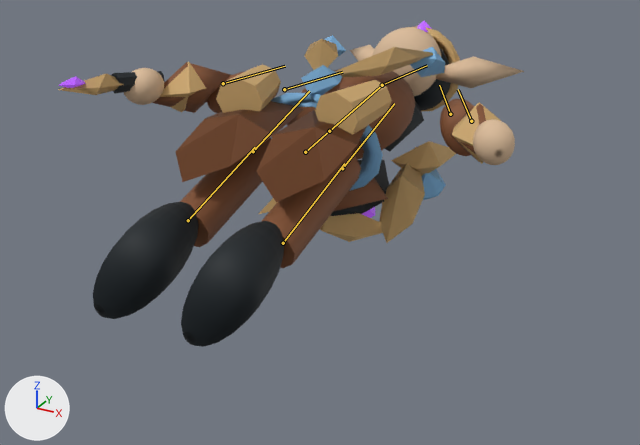
What one commit did to the glTF model public/assets/actors/circle-artificer.glb.
One viewpoint serves both versions: a 50 mm camera at (1.338, -2.103, 1.244) aimed at (0.005, 0.319, 0.033). Lighting does not change. The marker at lower left points along +X, +Y and +Z. The first picture is the older version. Both versions are drawn at frame 19 of the action 'death'; the numbers are the values there. The bones that bend it are drawn over the model as lines.

Objects in the first picture: 'circle-artificer-body', 'circle-artificer-owner', 'circle-artificer-visor'.
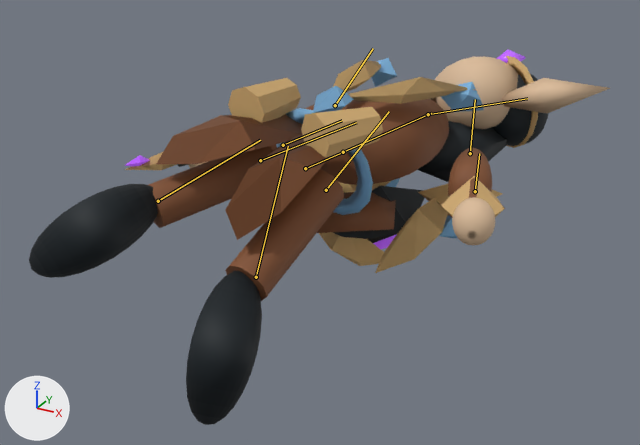
Boxes (x1, y1, x2, y2) around the edits, measured in the pictures (640 x 445 px):
'circle-artificer-body', posed (25% wider, 15% taller)
    before: (58, 26, 524, 347)
    after: (29, 56, 610, 425)
'circle-artificer-owner', posed
    before: (270, 35, 446, 200)
    after: (276, 58, 484, 238)
'circle-artificer-visor', posed (7% wider)
    before: (59, 21, 432, 218)
    after: (125, 50, 526, 249)
bone 'pelvis', root to tip
    before: (305, 152) to (330, 130)
    after: (305, 168) to (344, 151)
bone 'head', root to tip
    before: (382, 85) to (427, 65)
    after: (428, 114) to (527, 98)
bone 'left-arm', root to tip
    before: (450, 114) to (439, 85)
    after: (470, 153) to (475, 99)
bone 'left-forearm', root to tip
    before: (471, 121) to (458, 89)
    after: (475, 191) to (479, 153)
bone 'right-arm', root to tip
    before: (284, 89) to (342, 72)
    after: (335, 105) to (373, 48)
bone 'right-forearm', root to tip
    before: (223, 83) to (285, 66)
    after: (283, 145) to (342, 120)
bone 'left-leg', root to tip
    before: (342, 168) to (394, 103)
    after: (326, 190) to (389, 111)
bone 'left-shin', root to tip
    before: (283, 243) to (344, 163)
    after: (256, 277) to (288, 146)
bone 'right-leg', root to tip
    before: (253, 151) to (309, 91)
    after: (260, 160) to (356, 122)
bone 'right-shin', root to tip
    before: (188, 220) to (255, 147)
    after: (158, 201) to (260, 140)

Patch to the scene script:
```diff
--- a/public/assets/actors/circle-artificer.glb.py
+++ b/public/assets/actors/circle-artificer.glb.py
@@ bone_pelvis @@
 bone_pelvis = bpy.data.objects['circle-artificer'].pose.bones['pelvis']
-bone_pelvis.location = (0.0, -0.588, -0.245)
-bone_pelvis.rotation_quaternion = (0.757, -0.652, 0.0, 0.0)  # degrees (-81, 0, 0)
+bone_pelvis.location = (0.0, -0.647, -0.245)
+bone_pelvis.rotation_quaternion = (0.737, -0.652, -0.122, -0.125)  # degrees (-83, -20, -2)
@@ bone_head @@
 bone_head = bpy.data.objects['circle-artificer'].pose.bones['head']  # child of 'spine'
-bone_head.rotation_quaternion = (0.995, -0.098, 0.0, 0.0)  # degrees (-11, 0, 0)
+bone_head.rotation_quaternion = (0.974, -0.066, -0.165, -0.139)  # degrees (-5, -20, -15)
@@ bone_left_arm @@
 bone_left_arm = bpy.data.objects['circle-artificer'].pose.bones['left-arm']  # child of 'spine'
-bone_left_arm.rotation_quaternion = (0.965, 0.0, 0.0, 0.262)  # degrees (0, 0, 30)
+bone_left_arm.rotation_quaternion = (0.933, 0.168, 0.069, 0.311)  # degrees (21, 1, 37)
@@ bone_left_forearm @@
 bone_left_forearm = bpy.data.objects['circle-artificer'].pose.bones['left-forearm']  # child of 'left-arm'
-bone_left_forearm.rotation_quaternion = (1.0, 0.0, 0.0, 0.0)  # degrees (0, 0, 0)
+bone_left_forearm.rotation_quaternion = (0.985, -0.171, 0.0, 0.0)  # degrees (-20, 0, 0)
@@ bone_right_arm @@
 bone_right_arm = bpy.data.objects['circle-artificer'].pose.bones['right-arm']  # child of 'spine'
-bone_right_arm.rotation_quaternion = (0.965, 0.0, 0.0, -0.262)  # degrees (0, 0, -30)
+bone_right_arm.rotation_quaternion = (0.919, 0.365, -0.111, -0.099)  # degrees (44, -8, -15)
@@ bone_right_forearm @@
 bone_right_forearm = bpy.data.objects['circle-artificer'].pose.bones['right-forearm']  # child of 'right-arm'
-bone_right_forearm.rotation_quaternion = (1.0, 0.0, 0.0, 0.0)  # degrees (0, 0, 0)
+bone_right_forearm.rotation_quaternion = (0.949, -0.314, 0.0, 0.0)  # degrees (-37, 0, 0)
@@ bone_left_leg @@
 bone_left_leg = bpy.data.objects['circle-artificer'].pose.bones['left-leg']  # child of 'pelvis'
-bone_left_leg.rotation_quaternion = (0.998, 0.069, 0.0, 0.0)  # degrees (8, 0, 0)
+bone_left_leg.rotation_quaternion = (0.979, 0.165, -0.073, 0.097)  # degrees (18, -10, 10)
@@ bone_left_shin @@
 bone_left_shin = bpy.data.objects['circle-artificer'].pose.bones['left-shin']  # child of 'left-leg'
-bone_left_shin.rotation_quaternion = (1.0, 0.01, 0.0, 0.0)  # degrees (1, 0, 0)
+bone_left_shin.rotation_quaternion = (0.958, 0.287, 0.0, 0.0)  # degrees (33, 0, 0)
@@ bone_right_leg @@
 bone_right_leg = bpy.data.objects['circle-artificer'].pose.bones['right-leg']  # child of 'pelvis'
-bone_right_leg.rotation_quaternion = (0.998, 0.069, 0.0, 0.0)  # degrees (8, 0, 0)
+bone_right_leg.rotation_quaternion = (0.996, 0.033, 0.042, -0.07)  # degrees (3, 5, -8)
@@ bone_right_shin @@
 bone_right_shin = bpy.data.objects['circle-artificer'].pose.bones['right-shin']  # child of 'right-leg'
-bone_right_shin.rotation_quaternion = (1.0, 0.01, 0.0, 0.0)  # degrees (1, 0, 0)
+bone_right_shin.rotation_quaternion = (0.995, 0.095, 0.0, 0.0)  # degrees (11, 0, 0)
```
